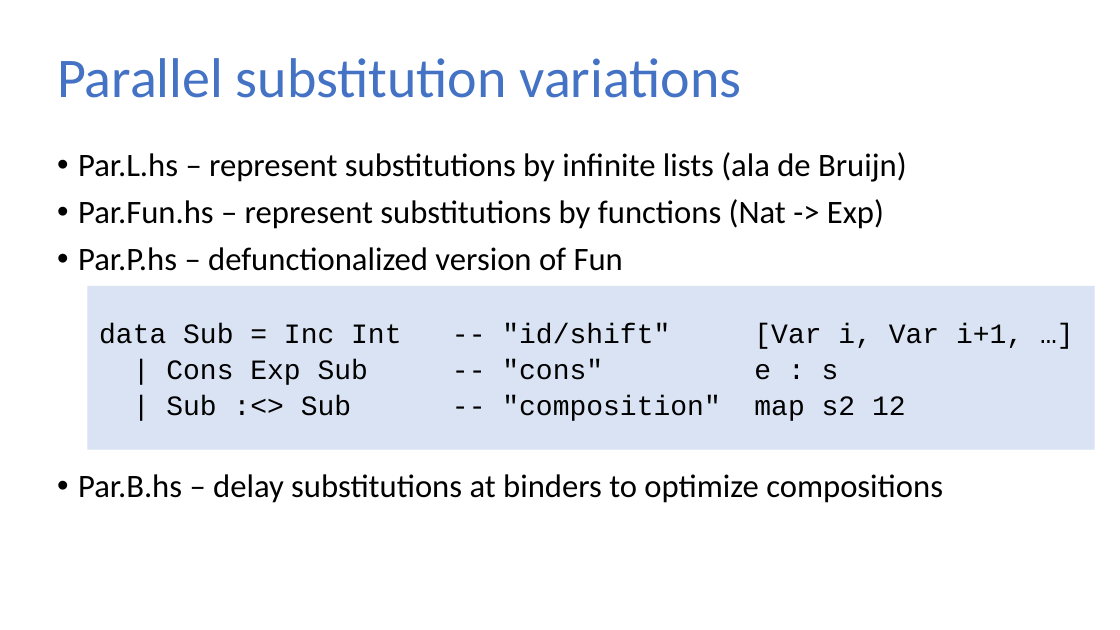
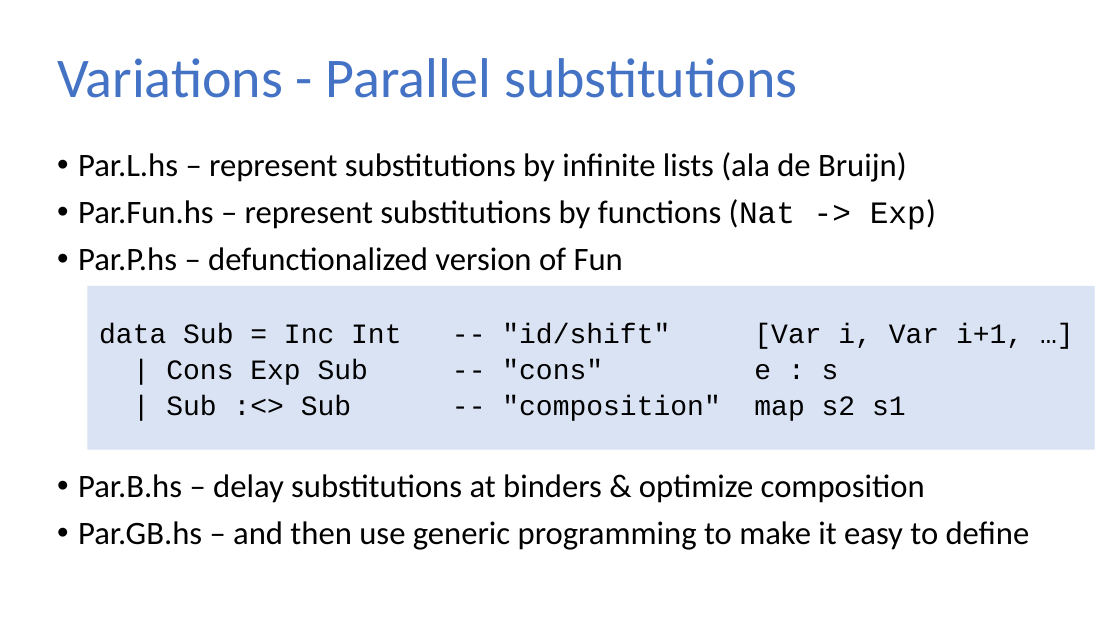
Before and after one commit to sweirich/lambda-n-ways, a slide deck: slide 17 of plclub-2021.pptx (slide 20 before the commit). Drawn at 1120x630 pixels with LibreOffice and Linux fonts; fonts in the diff are those of the drawing. Boxes give left, top, right and bottom in pixels: in the first picture for what was removed or moved away, otherwise in the second. Text is boxed around its words. In the diff, an @@ line names an element or a change of style, - is before the commit and + after.

```diff
--- a/plclub-2021.pptx
+++ b/plclub-2021.pptx
@@ title at (57,58,797,98): text changed @@
-Parallel substitution variations
+Variations - Parallel substitutions
@@ text at (78,200,926,230): size 21 to 20 pt, font Calibri to Courier New in "(Nat -> Exp)" @@
@@ text at (78,396,1030,550): text changed @@
-  | Sub :<> Sub -- "composition" map s2 12
-• Par.B.hs – delay substitutions at binders to optimize compositions
+  | Sub :<> Sub -- "composition" map s2 s1
+• Par.B.hs – delay substitutions at binders & optimize composition
+• Par.GB.hs – and then use generic programming to make it easy to define
```
Also in this commit, not shown: 12 other slides changed, 3 slides added, 2 slides removed, 9 other files.
